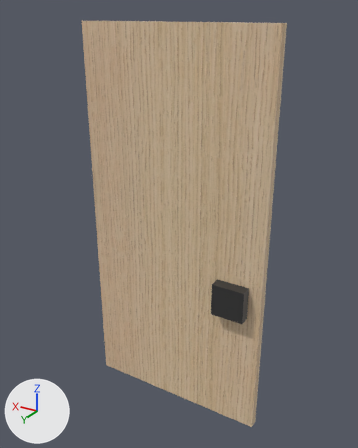
An edit to the glTF model 2025-284-C01-Vitrineskap/sim/Benk_C_dor_hoyre.glb, drawn before and after from the same camera.
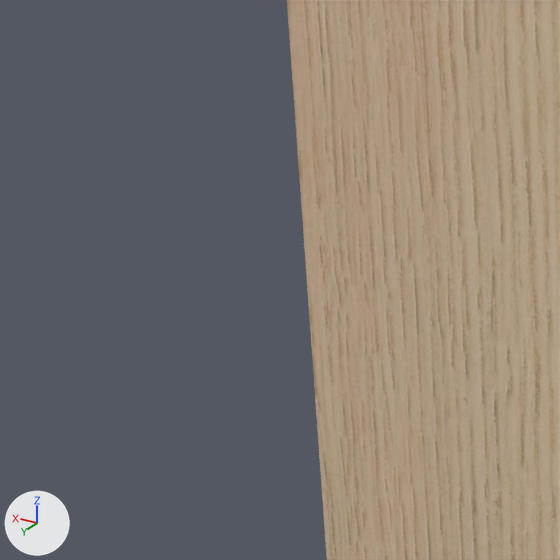
The first picture shows the older version from a camera (50 mm lens) standing at (1869.0, 186.0, 896.0) and looking at (2335.0, -590.0, 508.0). The close-ups show the older and then the newer version on the part from 2% to 43% of the width and 11% to 44% of the height of that picture. Only the edits that show in the close-ups are written down. Every picture has the same lights, and +X, +Y and +Z are marked at lower left.

The first close-up shows '2025-284 Vitrineskap'.
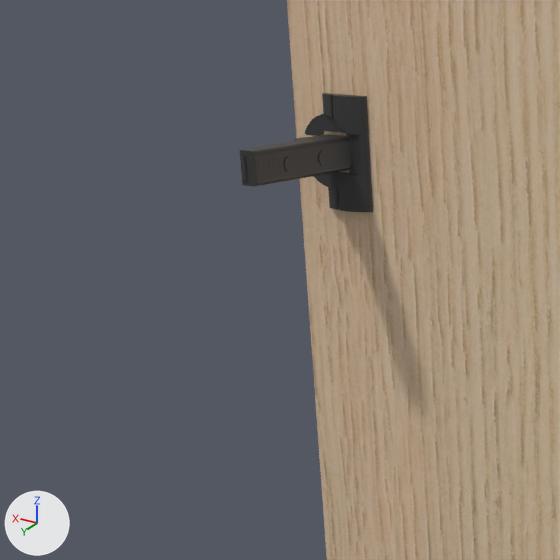
Edits to the scene script, one JSON object a line:
```json
{"op": "add", "block": "me_blum_71b3590", "code": ["me_blum_71b3590 = bpy.data.meshes.new('BLUM_71B3590')", "me_blum_71b3590.from_pydata(...)  # 1701 vertices, 3386 faces; spans x -31.9..10.4, y -28.5..28.5, z -51.3..29.4", "me_blum_71b3590.materials.append(mat_beslag_sort)  # dark grey #3f3f3f"]}
{"op": "add", "block": "ob_benk_c_dør_høyre_hengsel_z758_blum_71b3590", "code": ["ob_benk_c_dør_høyre_hengsel_z758_blum_71b3590 = bpy.data.objects.new('Benk C dør høyre hengsel z758 Blum 71B3590', me_blum_71b3590)", "ob_benk_c_dør_høyre_hengsel_z758_blum_71b3590.location = (2526.0, -542.7, 758.5)", "ob_benk_c_dør_høyre_hengsel_z758_blum_71b3590.rotation_euler = (-1.571, 0.0, 0.0)  # degrees (-90, 0, 0)"]}
```

What differs and where, as boxes (x1, y1, x2, y2) in the close-ups (560 x 560 px):
```json
{"object": "Benk C dør høyre hengsel z758 Blum 71B3590", "change": "added", "after": [240, 93, 373, 212]}
```
